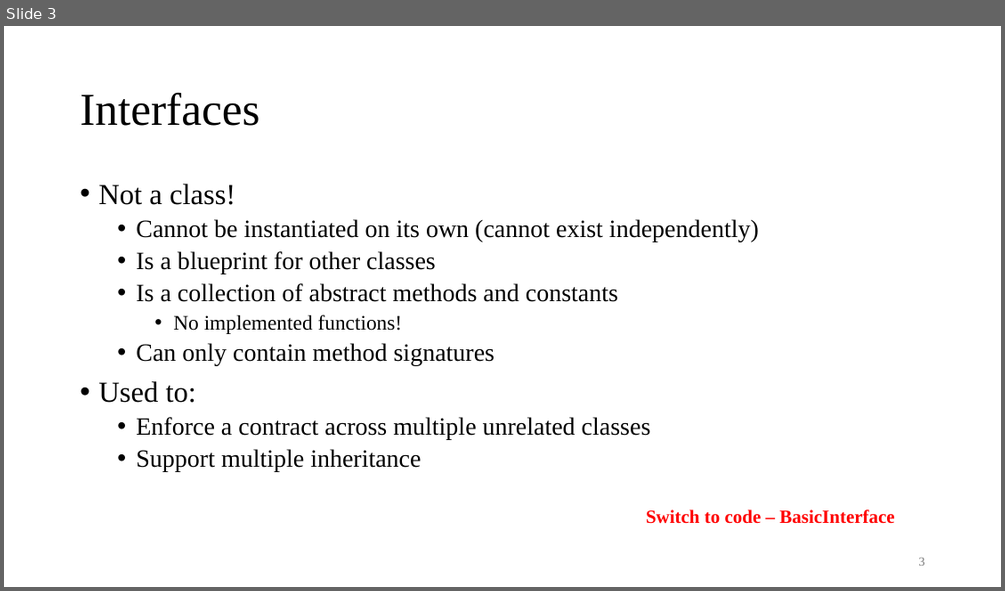
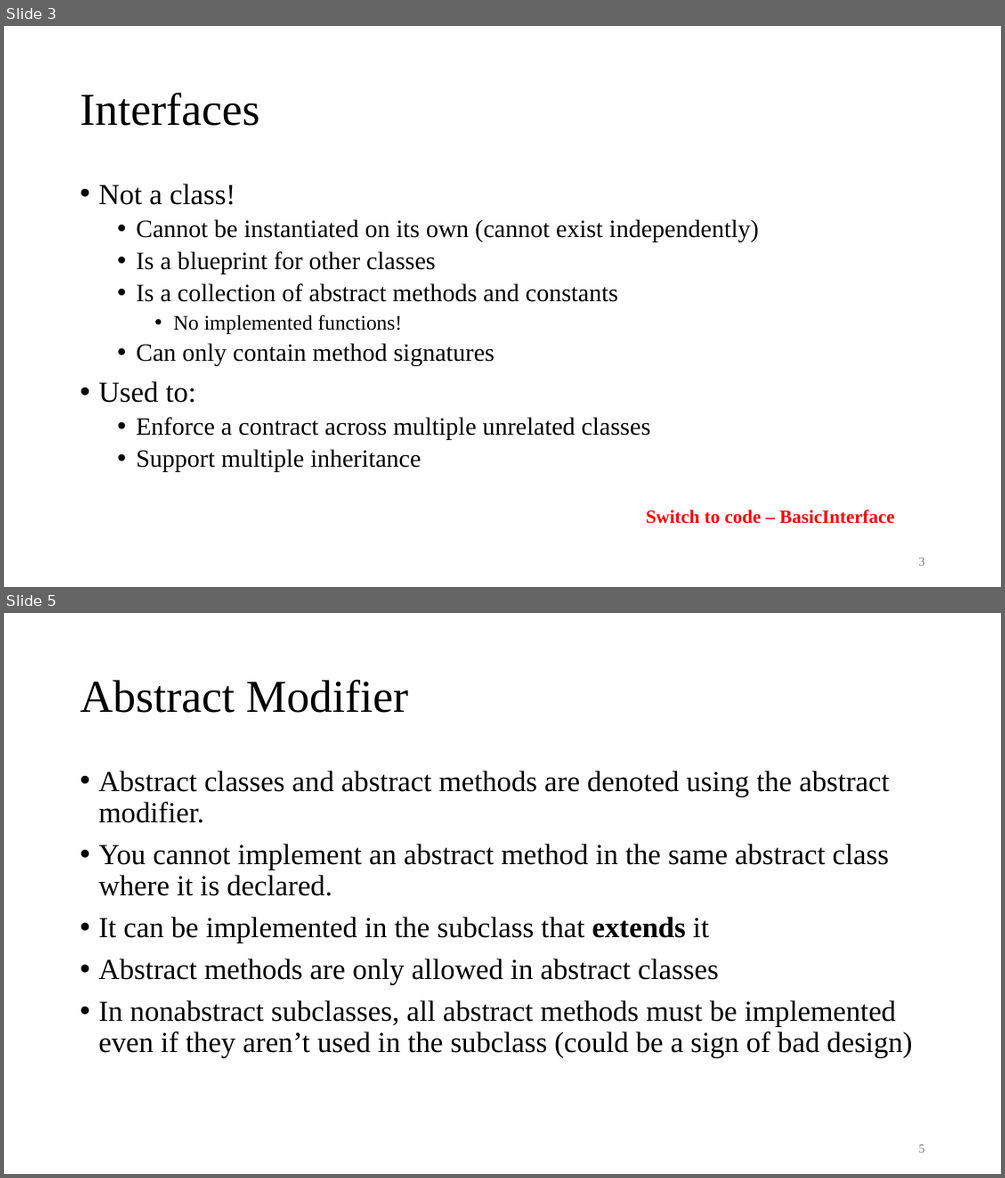
Before and after one commit to AughdonBreslin/CS501IntroToJava, a slide deck: Lectures/12_Abstract_Classes_&_Interfaces.pptx. Shown one above the other, each under a label of ours: slide 3 before the commit, slides 3 and 5 after it; the slides between them are not shown. The pictures are 1005x591 and 1005x1178 pixels, drawn with LibreOffice and Linux fonts; fonts in the diff are those of the drawing. Boxes give left, top, right and bottom in pixels: in the first picture for what was removed or moved away, otherwise in the second. Text is boxed around its words. In the diff, an @@ line names an element or a change of style, - is before the commit and + after.

```diff
--- a/Lectures/12_Abstract_Classes_&_Interfaces.pptx
+++ b/Lectures/12_Abstract_Classes_&_Interfaces.pptx
@@ slide 5 added at bbox=[4, 613, 1001, 1174], background #FFFFFF @@
@@ title added at bbox=[80, 680, 408, 713], 44 pt, text #000000 @@
+Abstract Modifier
@@ text added at bbox=[98, 771, 912, 1058], 28 pt, text #000000 @@
+• Abstract classes and abstract methods are denoted using the abstract modifier.
+• You cannot implement an abstract method in the same abstract class where it is declared.
+• It can be implemented in the subclass that extends it
+• Abstract methods are only allowed in abstract classes
+• In nonabstract subclasses, all abstract methods must be implemented even if they aren’t used in the subclass (could be a sign of bad design)
@@ page number added at bbox=[919, 1144, 925, 1152], 12 pt, text #797979 @@
+5
```
Also in this commit, not shown: 23 other slides added, 23 other files.
